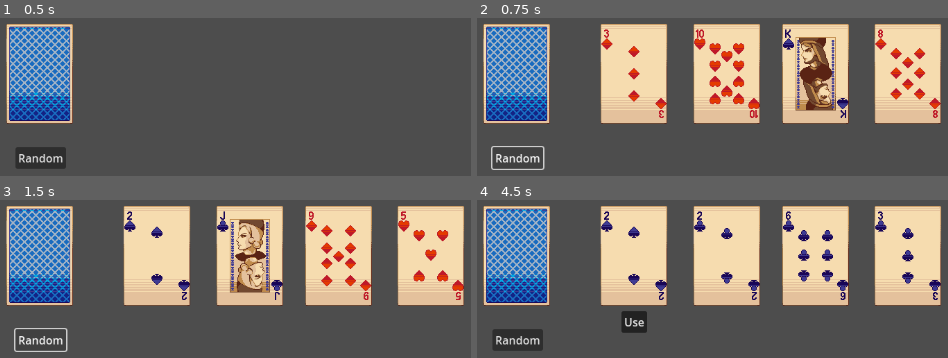
Above: before the commit, frames 1-4 (two rows, left to right).
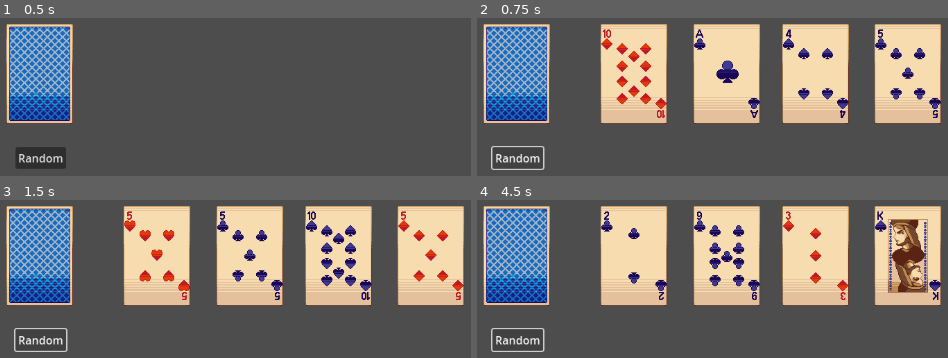
Above: after the commit, the same moments.

Repository: chat-jaisan/Scoundrel
Game: Godot game, scene res://Scenes/main.tscn
The game is run twice, just before and just after one commit, with the same random seed, the same clock (stepped at 60 frames per second) and the same inputs.
Inputs (mouse positions are in pixels of both pictures, inside the frame that each line leads up to):
- Up to frame 1 (0.5 s): no input
- Up to frame 2 (0.75 s): click "Random" at 0.5 s
- Up to frame 3 (1.5 s): click "Random" at 1.25 s
- Up to frame 4 (4.5 s): click "Random" at 2 s; tap Enter at 2.75 s; move the mouse to (632, 255) at 2.77 s; click (632, 255) at 2.92 s; click "Use" (after the commit: "Random") at 3.5 s; click "Use" (after the commit: "Random") at 4.25 s

Frame 1 is identical in both runs. In frame 2, 8.9% of the frame differs, in the area x 26-99%, y 6-64%; in frame 3, 6.9%; in frame 4, 7.8%.

Commit message:
Refactor card management: replace card script, update connections, and implement card object logic

Diff:
--- a/Scenes/card.tscn
+++ b/Scenes/card.tscn
@@ -1,16 +1,16 @@
 [gd_scene load_steps=3 format=3 uid="uid://dyk2nllubk1nr"]
 
-[ext_resource type="Script" uid="uid://d1cqbe10atf7d" path="res://Scripts/card.gd" id="1_kikvd"]
+[ext_resource type="Script" uid="uid://dwefp5jccdyp0" path="res://Scripts/card_object.gd" id="1_wf8id"]
 
 [sub_resource type="RectangleShape2D" id="RectangleShape2D_rjlel"]
 size = Vector2(20, 143)
 
 [node name="card" type="Node2D"]
+script = ExtResource("1_wf8id")
 
 [node name="Sprite2D" type="Sprite2D" parent="."]
 
 [node name="Area2D" type="Area2D" parent="."]
-script = ExtResource("1_kikvd")
 
 [node name="CollisionShape2D" type="CollisionShape2D" parent="Area2D"]
 position = Vector2(0, -0.5)
@@ -33,6 +33,4 @@
 text = "Use"
 icon_alignment = 1
 
-[connection signal="input_event" from="Area2D" to="Area2D" method="card_selected"]
-[connection signal="input_event" from="Area2D" to="Area2D" method="_on_input_event"]
 [connection signal="pressed" from="Button" to="Area2D" method="_on_button_pressed"]
--- a/Scenes/main.tscn
+++ b/Scenes/main.tscn
@@ -32,4 +32,4 @@
 text = "Random
 "
 
-[connection signal="pressed" from="Button" to="card_manager" method="_on_button_pressed"]
+[connection signal="pressed" from="Button" to="card_manager" method="press_random"]
--- a/Scripts/card.gd
+++ /dev/null
@@ -1,20 +0,0 @@
-extends Area2D
-
-@onready var button = $"../Button"
-
-func _on_input_event(viewport: Node, event: InputEvent, shape_idx: int) -> void:
-	if event is InputEventMouseButton and event.pressed and event.button_index == MOUSE_BUTTON_LEFT:
-		button.visible = !button.visible  # Toggle button visibility
-		emit_signal("card_selected", self, event, shape_idx)  # Emit signal when card is clicked
-
-func _on_button_pressed() -> void:
-	$"..".visible = false  # Hide the card
-	emit_signal("card_removed", self.name)  # Emit the signal with the card's name
-
-func _ready():
-	pass
-
-
-func card_selected(viewport: Node, event: InputEvent, shape_idx: int) -> void:
-	#print("Card ", self.name, " selected.")
-	pass
--- a/Scripts/card_manager.gd
+++ b/Scripts/card_manager.gd
@@ -1,20 +1,7 @@
 extends Node2D
-
-var suits = ["H", "D", "C", "S"]
-var ranks = ["2", "3", "4", "5", "6", "7", "8", "9", "10", "J", "Q", "K", "A"]
 
 var cardScene = preload("res://Scenes/card.tscn")
 var active_cards = []
-
-var selected_card: Node = null
-
-# Dictionary to map suits to their corresponding texture paths
-var suit_to_texture_path = {
-	"C": "res://Sprites/cards/clubs/",
-	"D": "res://Sprites/cards/diamonds/",
-	"H": "res://Sprites/cards/hearts/",
-	"S": "res://Sprites/cards/spades/"
-}
 
 @onready var card_slots = [
 	$card_slot_1,
@@ -23,90 +10,21 @@
 	$card_slot_4
 ]
 
-# Function to create a full deck of cards
-func create_deck():
-	var deck = []
-	for suit in suits:
-		for rank in ranks:
-			deck.append(rank + suit)
-	return deck
-
-# Function to remove red-faced cards and red Aces
-func remove_red_faces_and_aces(deck):
-	var filtered_deck = []
-	for card in deck:
-		var suit = card.substr(card.length() - 1)  # Get the suit (last character)
-		var rank = card.substr(0, card.length() - 1)  # Get the rank (all characters except the last)
-
-		# Check if the card is a red-faced card or a red Ace
-		if (suit == "H" or suit == "D") and (rank == "J" or rank == "Q" or rank == "K" or rank == "A"):
-			continue  # Skip this card (don't add it to the filtered deck)
-		else:
-			filtered_deck.append(card)  # Add the card to the filtered deck
-	return filtered_deck
-
-# Function to pick 4 unique random cards
-func pick_random_cards(filtered_deck):
-	var random_cards = []
-	var deck_copy = filtered_deck.duplicate()  # Create a copy of the deck to avoid modifying the original
-
-	for i in range(4):
-		if deck_copy.size() == 0:
-			break  # Stop if there are no more cards to pick
-		var random_index = randi() % deck_copy.size()  # Pick a random index
-		random_cards.append(deck_copy[random_index])  # Add the card to the list
-		deck_copy.remove_at(random_index)  # Remove the card from the deck to avoid duplicates
-
-	return random_cards
-
-func display_cards(cards):
-	for i in range(cards.size()):
-		var card_instance = cardScene.instantiate()
-
-		# Add the card to the corresponding slot
-		var slot = card_slots[i]
-		slot.add_child(card_instance)
-		card_instance.position = Vector2.ZERO  # Position relative to the slot
-
-		# Extract the suit from the card
-		var card = cards[i]
-		var suit = card.substr(card.length() - 1)
-
-		# Load the corresponding card texture
-		if suit in suit_to_texture_path:
-			var texture_path = suit_to_texture_path[suit] + card + ".png"
-			var card_texture = load(texture_path)
-			card_instance.get_node("Sprite2D").texture = card_texture
-		else:
-			print("Invalid suit for card: ", card)
-
-# Function to handle card removal
-func _on_card_removed(card_name):
-	remove_card(card_name)  # Remove the card from the active cards list
-	print("Remaining cards: ", active_cards)
-
-# Function to remove a card from the active cards list
-func remove_card(card_name):
-	for i in range(active_cards.size()):
-		if active_cards[i] == card_name:
-			active_cards.remove_at(i)  # Remove the card from the list
-			break
-
-func on_card_selected(card: Node):
-	if selected_card and selected_card != card:
-		selected_card.hide_use_button()
-
-	selected_card = card
-	card.show_use_button()
-
 func _ready():
 	pass
 
+# --- SPAWN & DISPLAY CARDS ---
+func spawn_cards():
+	for i in range(card_slots.size()):
+		var card_instance = cardScene.instantiate()
+		card_slots[i].add_child(card_instance)
+		card_instance.position = Vector2.ZERO
 
-func _on_button_pressed() -> void:
-	var deck = create_deck()
-	var filtered_deck = remove_red_faces_and_aces(deck)
-	var random_cards = pick_random_cards(filtered_deck)
-	print("Random cards picked: ", random_cards)
-	active_cards = random_cards.duplicate()  # Initialize the list of active cards
-	display_cards(random_cards)
+		active_cards.append(card_instance)
+
+	# Print all card values to simulate dealer knowledge
+	for card in active_cards:
+		print("Dealer sees card: %s (value: %d)" % [card.chosen_card, card.card_value])
+
+func press_random() -> void:
+	spawn_cards()
--- /dev/null
+++ b/Scripts/card_object.gd
@@ -0,0 +1,80 @@
+extends Node2D
+
+var suits = ["H", "D", "C", "S"]
+var ranks = ["2", "3", "4", "5", "6", "7", "8", "9", "10", "J", "Q", "K", "A"]
+
+# The final card that this object represents
+var chosen_card: String
+var card_value: int = 0
+
+# Path mapping
+var suit_to_texture_path = {
+	"C": "res://Sprites/cards/clubs/",
+	"D": "res://Sprites/cards/diamonds/",
+	"H": "res://Sprites/cards/hearts/",
+	"S": "res://Sprites/cards/spades/"
+}
+
+# --- CREATE & FILTER DECK ---
+func create_deck() -> Array:
+	var deck = []
+	for suit in suits:
+		for rank in ranks:
+			deck.append(rank + suit)
+	return deck
+
+func remove_red_faces_and_aces(deck: Array) -> Array:
+	var filtered = []
+	for card in deck:
+		var suit = card.substr(card.length() - 1)
+		var rank = card.substr(0, card.length() - 1)
+
+		if (suit == "H" or suit == "D") and (rank in ["J", "Q", "K", "A"]):
+			continue
+		filtered.append(card)
+	return filtered
+
+# --- SELECT RANDOM CARD ---
+func pick_random_card(filtered_deck: Array) -> String:
+	if filtered_deck.is_empty():
+		return ""
+	var idx = randi() % filtered_deck.size()
+	return filtered_deck[idx]
+
+# --- CALCULATE CARD VALUE ---
+func calculate_card_value(card: String) -> int:
+	var suit = card.substr(card.length() - 1)
+	var rank = card.substr(0, card.length() - 1)
+	var base_value = 0
+
+	match rank:
+		"J": base_value = 10
+		"Q": base_value = 11
+		"K": base_value = 12
+		"A": base_value = 13
+		_: base_value = int(rank)
+
+	# Heart/Diamond = positive, Club/Spade = negative
+	if suit in ["H", "D"]:
+		return base_value
+	else:
+		return -base_value
+
+# --- LOAD TEXTURE BASED ON CARD ---
+func set_card_texture(card: String):
+	var suit = card.substr(card.length() - 1)
+	var texture_path = suit_to_texture_path.get(suit, "") + card + ".png"
+	var texture = load(texture_path)
+	if texture:
+		$Sprite2D.texture = texture
+
+# --- READY ---
+func _ready():
+	randomize()
+	var deck = create_deck()
+	var filtered = remove_red_faces_and_aces(deck)
+	chosen_card = pick_random_card(filtered)
+	card_value = calculate_card_value(chosen_card)
+	set_card_texture(chosen_card)
+
+	print("Card drawn: %s (value: %d)" % [chosen_card, card_value])
Not shown, removed: Scripts/card.gd.uid
Not shown, added: Scripts/card_object.gd.uid
